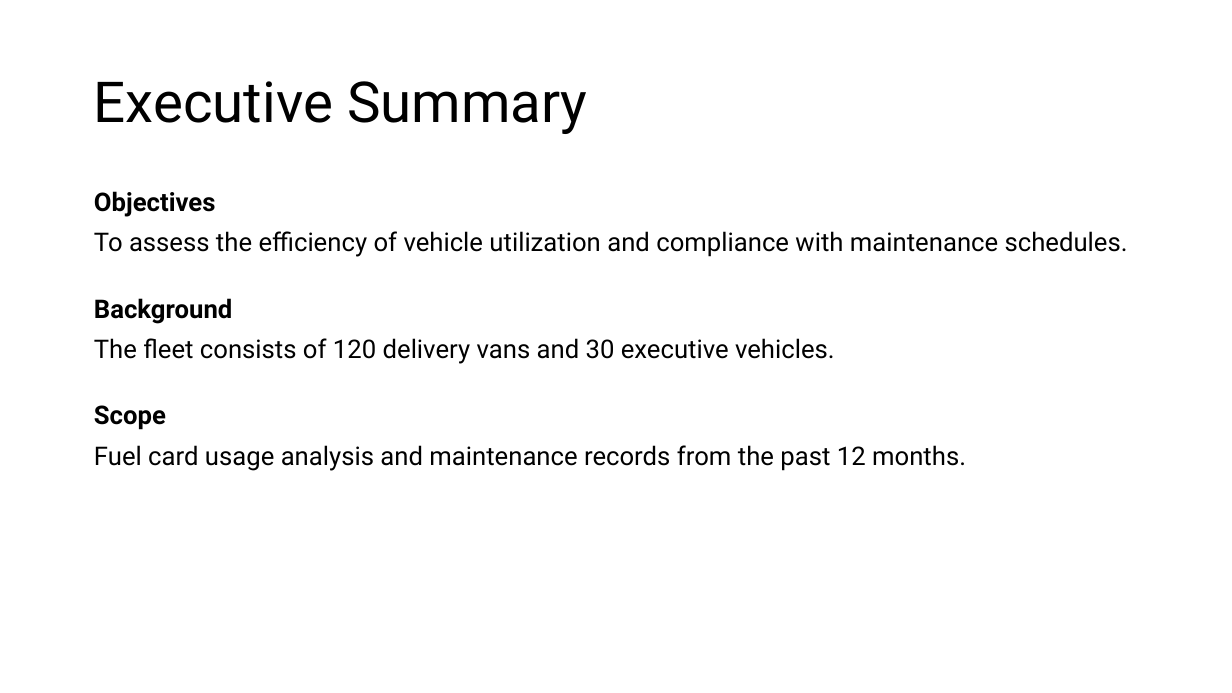
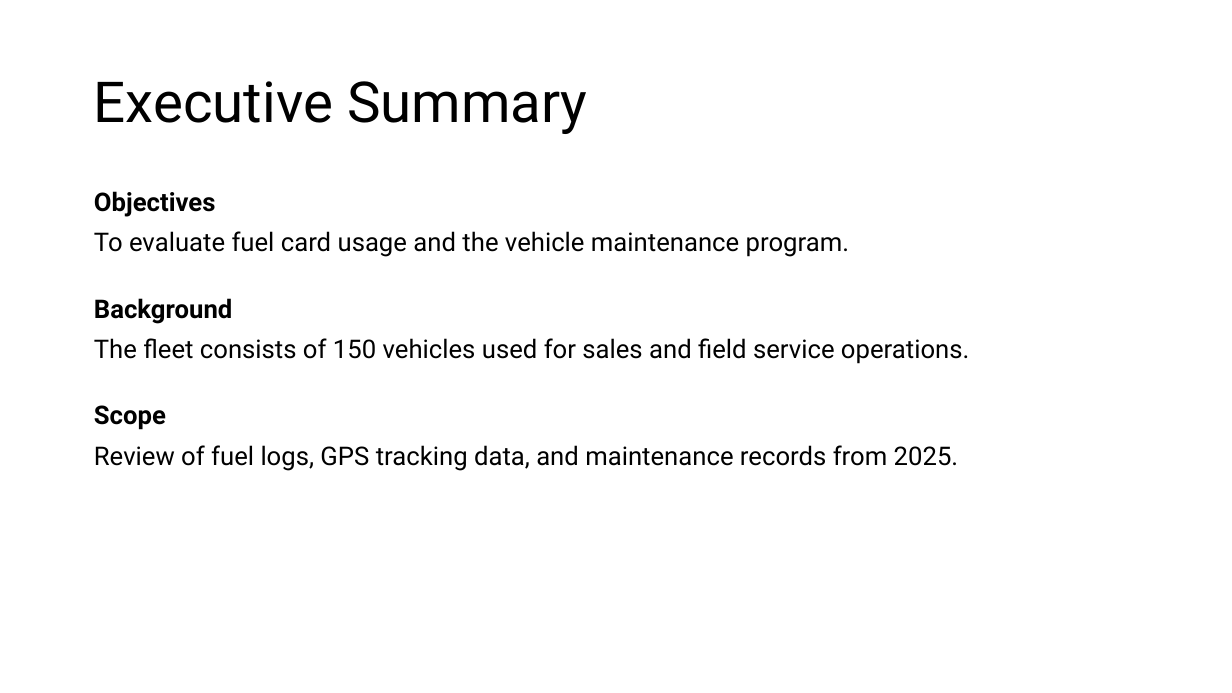
Before and after one commit to DenzDy/ia-report-bot-tools, a slide deck: slide 2 of generated_pptx/IA_Report_Fleet_Management_Operations.pptx. Drawn at 1232x693 pixels with LibreOffice and Linux fonts; fonts in the diff are those of the drawing. Boxes give left, top, right and bottom in pixels: in the first picture for what was removed or moved away, otherwise in the second. Text is boxed around its words. In the diff, an @@ line names an element or a change of style, - is before the commit and + after.

```diff
--- a/generated_pptx/IA_Report_Fleet_Management_Operations.pptx
+++ b/generated_pptx/IA_Report_Fleet_Management_Operations.pptx
@@ text at (94, 231, 849, 257): text changed @@
-To assess the efficiency of vehicle utilization and compliance with maintenance schedules.
+To evaluate fuel card usage and the vehicle maintenance program.
@@ text at (94, 338, 969, 364): text changed @@
-The fleet consists of 120 delivery vans and 30 executive vehicles.
+The fleet consists of 150 vehicles used for sales and field service operations.
@@ text at (94, 445, 959, 471): text changed @@
-Fuel card usage analysis and maintenance records from the past 12 months.
+Review of fuel logs, GPS tracking data, and maintenance records from 2025.
```
Also in this commit, not shown: 5 other slides changed, 41 other files.
